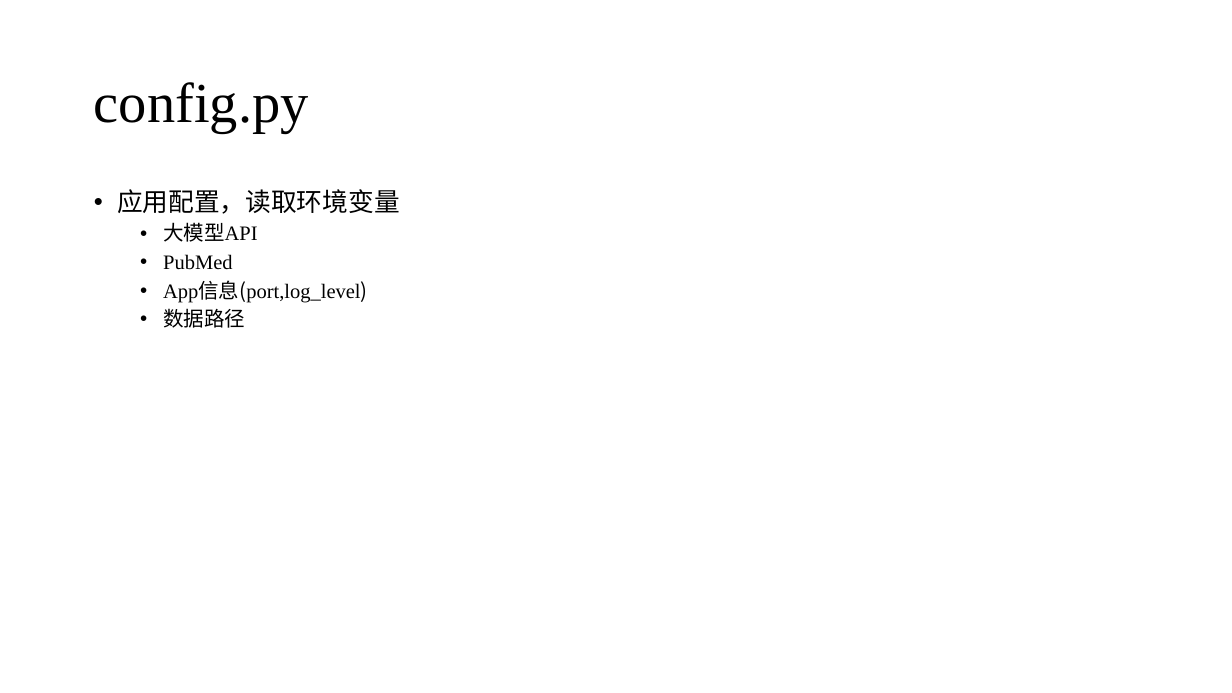
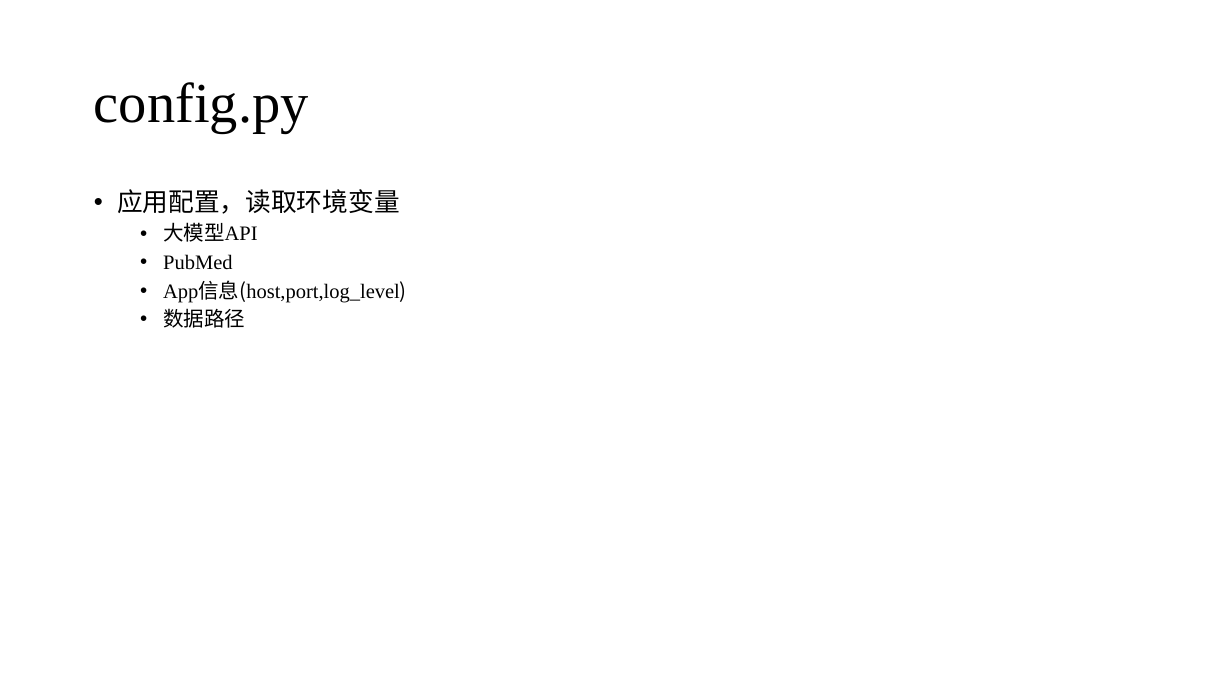
Before and after one commit to BeatGene/Bioinformatics_Agent, a slide deck: slide 3 of PPT/Bioinformatics_Agent_Architecture.pptx. Drawn at 1232x693 pixels with LibreOffice and Linux fonts; fonts in the diff are those of the drawing. Boxes give left, top, right and bottom in pixels: in the first picture for what was removed or moved away, otherwise in the second. Text is boxed around its words. In the diff, an @@ line names an element or a change of style, - is before the commit and + after.

```diff
--- a/PPT/Bioinformatics_Agent_Architecture.pptx
+++ b/PPT/Bioinformatics_Agent_Architecture.pptx
@@ text at (163, 282, 407, 303): text changed @@
-  • App信息(port,log_level)
+  • App信息(host,port,log_level)
```
Also in this commit, not shown: 3 other slides changed, 3 slides removed, 14 other files.
